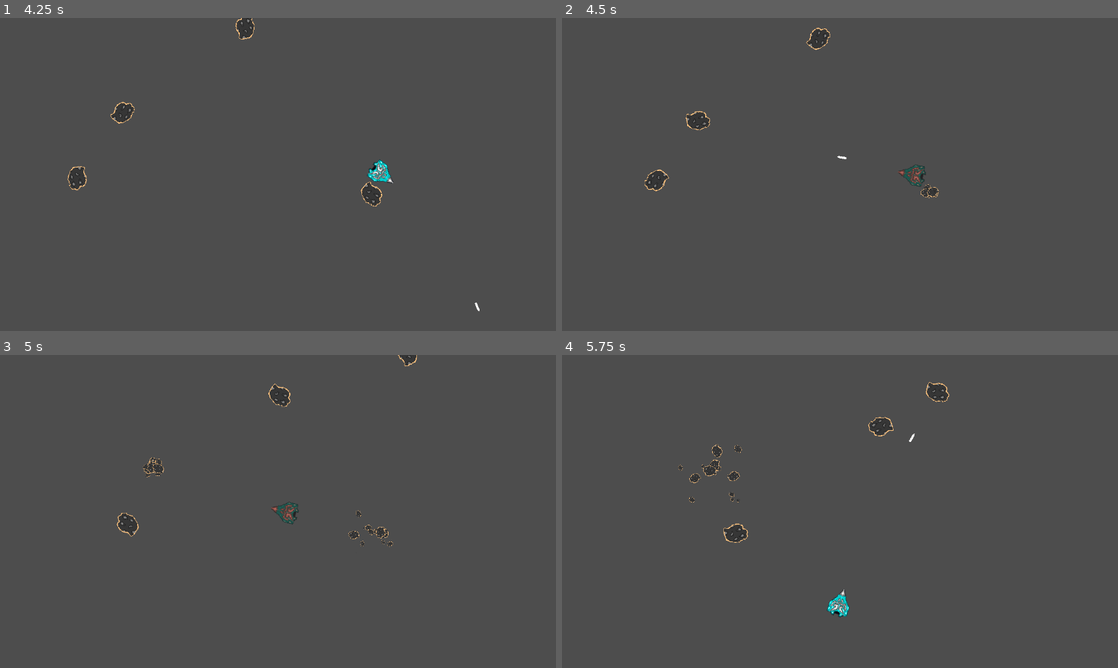
Above: before the commit, frames 1-4 (two rows, left to right).
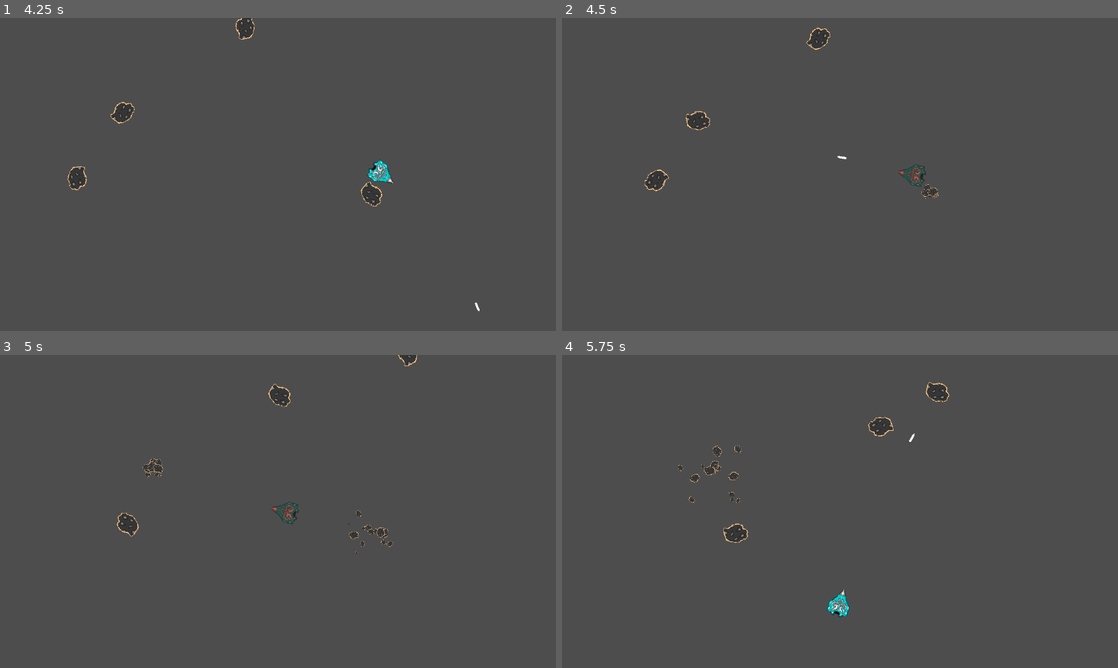
Above: after the commit, the same moments.

Repository: Sai-11011/Space-Shooter
Game: Godot game, scene res://Scenes/main.tscn
Same seed, same stepped clock (60 frames per second), same inputs: the game is played once before the commit and once after it.
Inputs (mouse positions are in pixels of both pictures, inside the frame that each line leads up to):
- Up to frame 1 (4.25 s): tap Enter at 0.5 s; move the mouse to (400, 158) at 0.52 s; press the mouse at (400, 158) at 0.53 s; hold Right (right) 0.53-1.28 s; move the mouse to (166, 190) at 1.27 s; release the mouse at (166, 190) at 1.28 s; hold S (down) 1.28-2.03 s; click (166, 190) at 1.35 s; move the mouse to (333, 105) at 2.02 s; press the mouse at (333, 105) at 2.03 s; hold Right (right) 2.03-2.78 s; move the mouse to (250, 237) at 2.77 s; release the mouse at (250, 237) at 2.78 s; hold Up (up) 2.78-3.53 s; click (250, 237) at 2.85 s; move the mouse to (444, 221) at 3.52 s; press the mouse at (444, 221) at 3.53 s; hold Left (left) from 3.53 s (still down)
- Up to frame 2 (4.5 s): keep holding Left (left); move the mouse to (673, 127) at 4.27 s; release the mouse at (673, 127) at 4.28 s; click (673, 127) at 4.35 s
- Up to frame 3 (5 s): keep holding Left (left)
- Up to frame 4 (5.75 s): move the mouse to (867, 511) at 5.02 s; release Left (left) at 5.03 s; press the mouse at (867, 511) at 5.03 s; hold S (down) from 5.03 s (still down)

Frame 1 is identical in both runs. In frame 2, less than 0.1% of the frame differs, in the area x 64-68%, y 53-58%; in frame 3, 0.2%; in frame 4, 0.2%, in the area x 20-33%, y 28-48%.

Commit message:
added health add debris partical effect

Diff:
--- a/Scenes/debries.tscn
+++ b/Scenes/debries.tscn
@@ -15,6 +15,6 @@
 initial_velocity_max = 100.0
 angular_velocity_min = -500.0
 angular_velocity_max = 500.0
-scale_amount_min = 0.0
-scale_amount_max = 0.6
+scale_amount_min = 0.1
+scale_amount_max = 0.5
 script = ExtResource("2_1o6d5")
